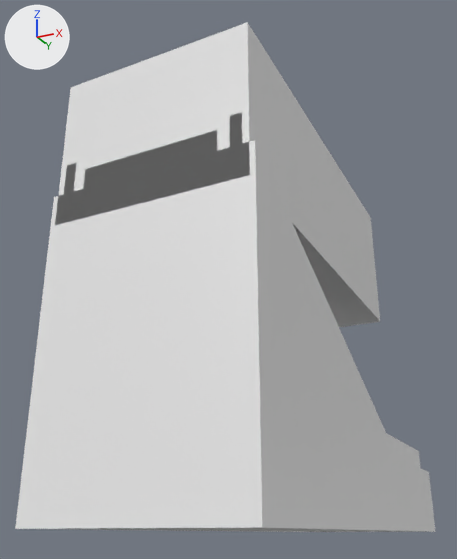
An edit to the Blender file Assets/LD42/Models/DeliveryRamp1.blend, drawn before and after from the same camera.
Camera for both pictures: a 50 mm lens placed at (2.68, -8.82, -0.04), pointed at (-0.45, -2.57, 2.77). Lighting does not change. The marker at upper left points along +X, +Y and +Z.

The scene before the commit, as lines of its bpy script (objects in view):
```python
me_cube = bpy.data.meshes.new('Cube')
me_cube.from_pydata(...)  # 96 vertices, 84 faces; spans x -1.0..1.0, y -5.0..1.0, z 0.0..4.0
ob_cube = bpy.data.objects.new('Cube', me_cube)
ob_cube.location = (0.0, 0.0, 0.0)
```
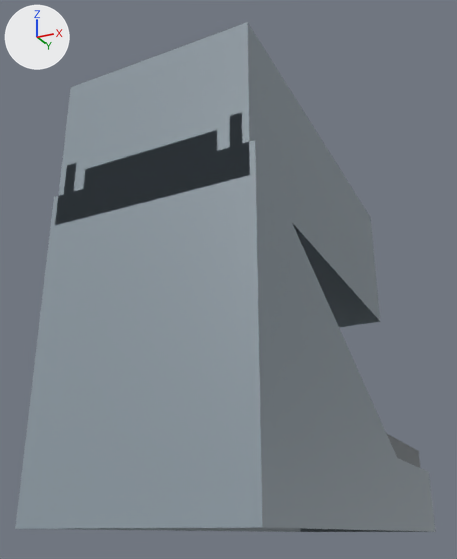
Where the change shows, as pixel boxes (x1, y1, x2, y2) in the pictures (457 x 559 px):
part 1 of me_cube, deleted: before (65, 527, 388, 531)
part 2 of me_cube, recoloured (white to grey): (15, 22, 436, 532) in both

What changed in the scene script:
```text
Add img_swatch1_png:
    img_swatch1_png = load_image('Swatch1.png', '../Textures/Swatch1.png', 256, 256, 'sRGB')
Add mat_swatch1_png:
    mat_swatch1_png = principled_material('Swatch1.png')
    mat_swatch1_png.texture = img_swatch1_png
Change me_cube:
    used by ob_cube; location = (0.0, 0.0, 0.0)
    remove me_cube.from_pydata(...)  # 96 vertices, 84 faces; spans x -1.0..1.0, y -5.0..1.0, z 0.0..4.0
    add me_cube.from_pydata(...)  # 84 vertices, 70 faces; spans x -1.0..1.0, y -5.0..1.0, z 0.0..4.0
    me_cube part 1
    12 vertices are removed from x -0.89..0.89, y -3.0..-1.0, z 0.0
    14 faces are deleted
    me_cube part 2: 70 faces spanning x -1.0..1.0, y -5.0..1.0, z 0.0..4.0 switch from no material to mat_swatch1_png (picture img_swatch1_png)
```
